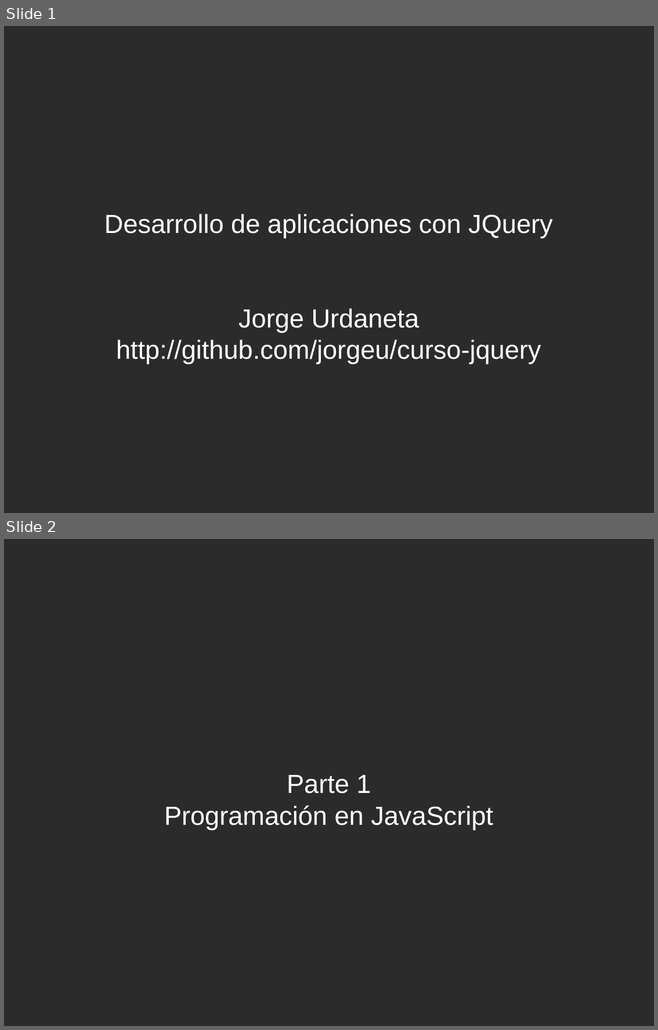
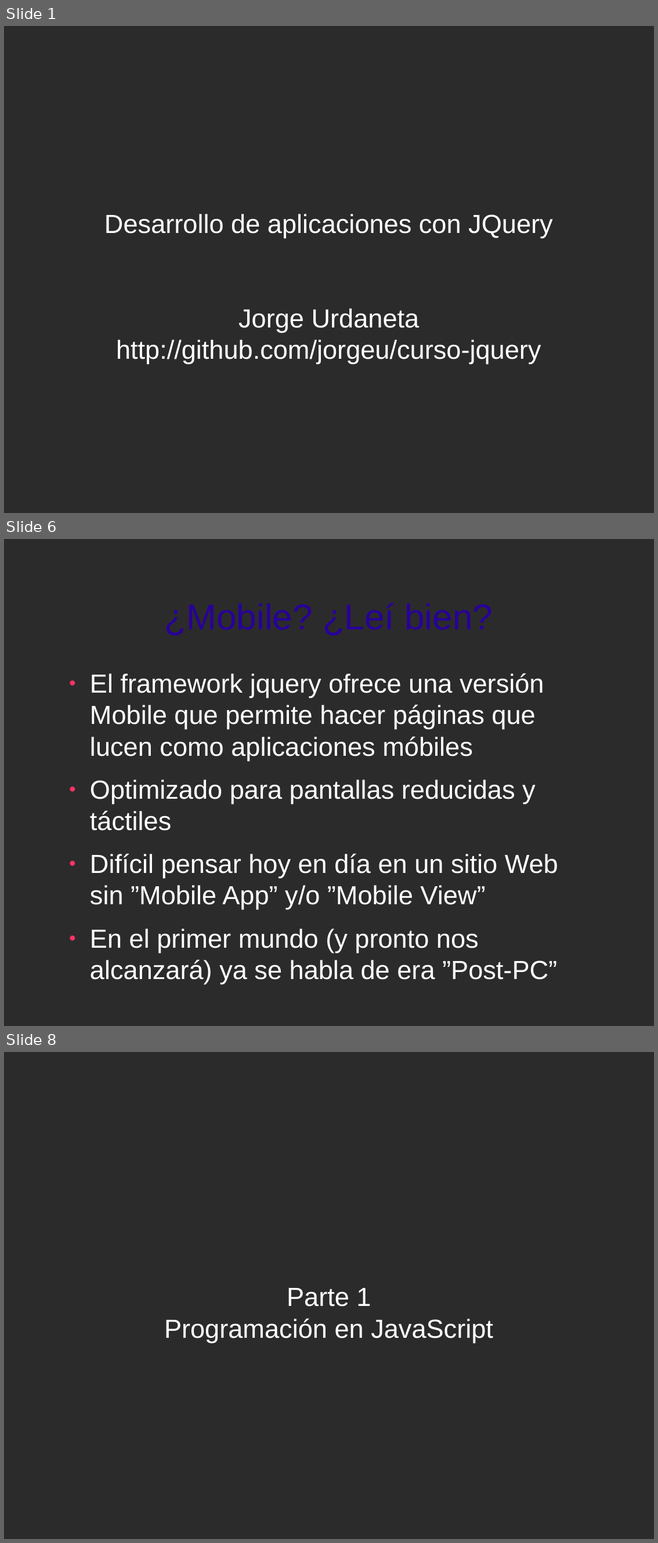
Before and after one commit to jorgeu/curso-jquery, a slide deck: curso-jquery.odp. Shown one above the other, each under a label of ours: slides 1 and 2 before the commit, slides 1, 6 and 8 after it; the slides between them are not shown. The pictures are 658x1030 and 658x1543 pixels, drawn with LibreOffice and Linux fonts; fonts in the diff are those of the drawing; background and template pictures are left out; a plain dark background stands for a picture behind light text. Boxes give left, top, right and bottom in pixels: in the first picture for what was removed or moved away, otherwise in the second. Text is boxed around its words. In the diff, an @@ line names an element or a change of style, - is before the commit and + after.

```diff
--- a/curso-jquery.odp
+++ b/curso-jquery.odp
@@ slide 6 added at (4,539,654,1026), background picture (left out) @@
@@ title added at (165,603,492,636), 44 pt, text #280099 @@
+¿Mobile? ¿Leí bien?
@@ text added at (90,673,558,984), 32 pt, text #FFFFFF @@
+● El framework jquery ofrece una versión Mobile que permite hacer páginas que lucen como aplicaciones móbiles
+● Optimizado para pantallas reducidas y táctiles
+● Difícil pensar hoy en día en un sitio Web sin ”Mobile App” y/o ”Mobile View”
+● En el primer mundo (y pronto nos alcanzará) ya se habla de era ”Post-PC”
@@ what was slide 2 is now slide 8 @@
```
Also in this commit, not shown: 18 other slides added, 3 other files.
